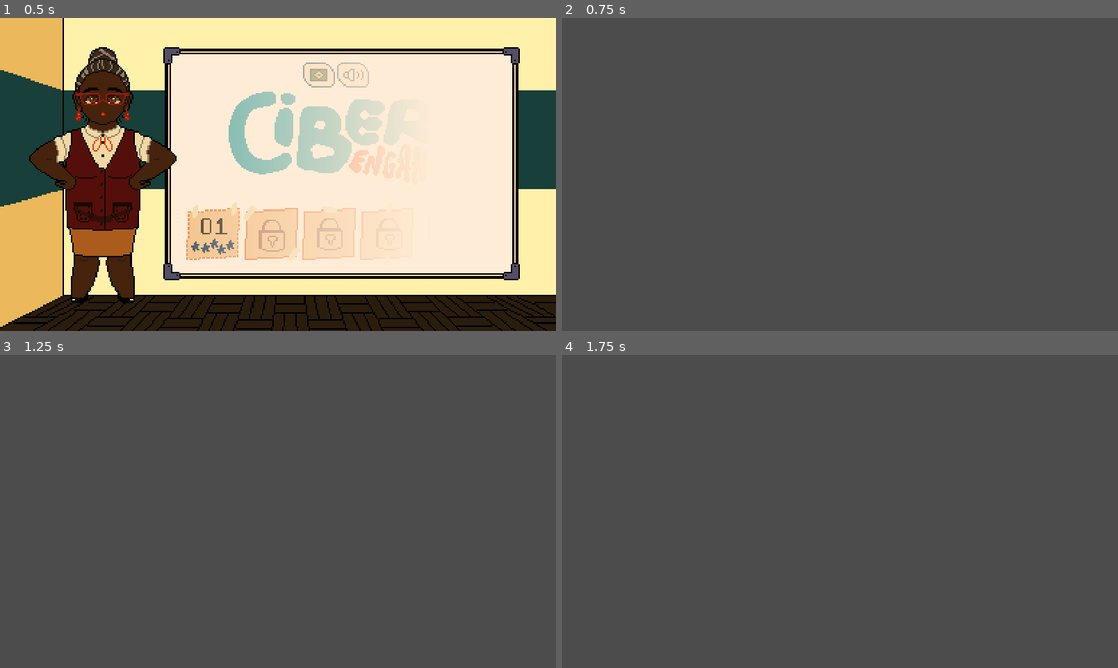
Above: before the commit, frames 1-4 (two rows, left to right).
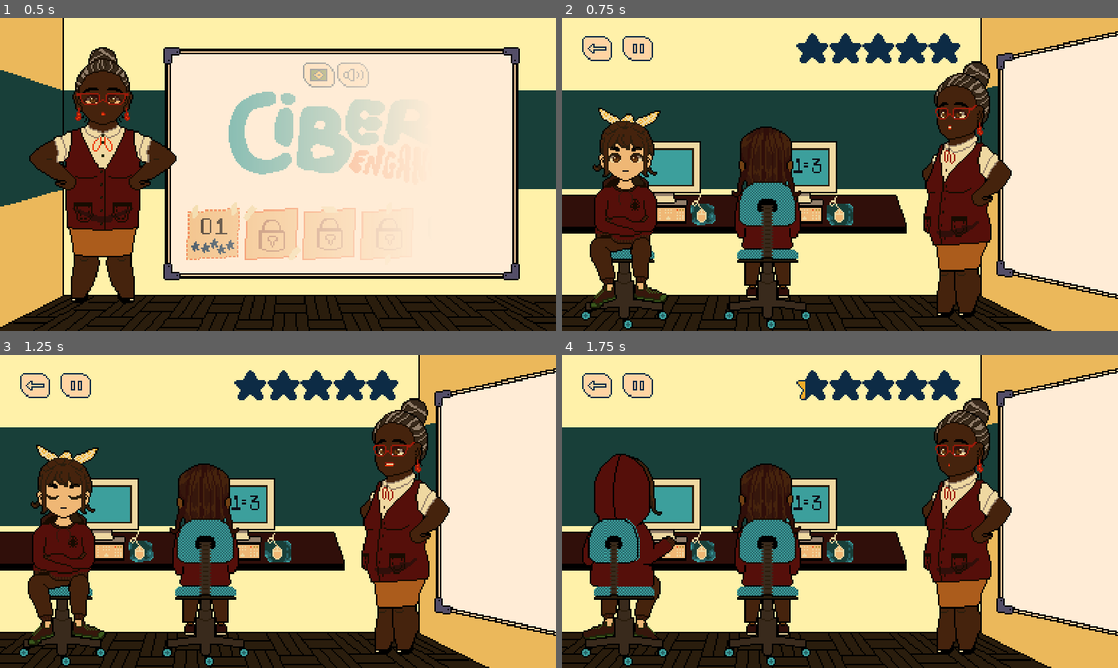
Above: after the commit, the same moments.

Repository: Haaarbo/CiberEngano
Game: Godot game, scene res://Scenes/MainMenu.tscn
The game is run twice, just before and just after one commit, with the same random seed, the same clock (stepped at 60 frames per second) and the same inputs.
Inputs (mouse positions are in pixels of both pictures, inside the frame that each line leads up to):
- Up to frame 1 (0.5 s): no input
- Up to frame 2 (0.75 s): click "PLAY" at 0.5 s
- Up to frame 3 (1.25 s): no input
- Up to frame 4 (1.75 s): tap Enter (ui_accept) at 1.25, 1.52 s; move the mouse to (962, 495) at 1.27 s; press the mouse at (962, 495) at 1.28 s

Frame 1 is identical in both runs. In frame 2, 100% of the frame differs, in the area x 0-100%, y 0-100%; in frame 3, 100%; in frame 4, 100%.

Commit message:
Feito fade-in da tela de gameover

Diff:
--- a/Ciberengano/Scenes/Game.tscn
+++ b/Ciberengano/Scenes/Game.tscn
@@ -18,7 +18,6 @@
 [ext_resource path="res://Assets/UI/stars/full.png" type="Texture" id=16]
 [ext_resource path="res://Assets/UI/game_buttons/button_play_hover.png" type="Texture" id=17]
 [ext_resource path="res://Scripts/RandomTeacherTimer.gd" type="Script" id=18]
-[ext_resource path="res://Scenes/GameOver.tscn" type="PackedScene" id=19]
 
 [sub_resource type="StyleBoxEmpty" id=1]
 
@@ -180,9 +179,6 @@
 wait_time = 0.8
 one_shot = true
 
-[node name="GameOver" parent="." instance=ExtResource( 19 )]
-follow_viewport_enable = true
-
 [connection signal="pressed" from="ButtonsContainer/ReturnButton" to="." method="_on_ReturnButton_pressed"]
 [connection signal="pressed" from="ButtonsContainer/PlayPause/PlayButton" to="." method="_on_PlayButton_pressed"]
 [connection signal="pressed" from="ButtonsContainer/PlayPause/PauseButton" to="." method="_on_PauseButton_pressed"]
--- a/Ciberengano/Scenes/GameOver.tscn
+++ b/Ciberengano/Scenes/GameOver.tscn
@@ -1,31 +1,96 @@
-[gd_scene load_steps=8 format=2]
+[gd_scene load_steps=10 format=2]
 
-[ext_resource path="res://Assets/UI/lose/1.png" type="Texture" id=1]
+[ext_resource path="res://Assets/UI/lose/NOTE-Perdeu1.png" type="Texture" id=1]
 [ext_resource path="res://Scripts/GameOver.gd" type="Script" id=2]
-[ext_resource path="res://Assets/UI/lose/2.png" type="Texture" id=3]
-[ext_resource path="res://Assets/UI/lose/3.png" type="Texture" id=4]
-[ext_resource path="res://Assets/UI/lose/5.png" type="Texture" id=5]
-[ext_resource path="res://Assets/UI/lose/4.png" type="Texture" id=6]
+[ext_resource path="res://Assets/UI/lose/NOTE-Perdeu2.png" type="Texture" id=3]
+[ext_resource path="res://Assets/UI/lose/NOTE-Perdeu4.png" type="Texture" id=4]
+[ext_resource path="res://Assets/UI/lose/NOTE-Perdeu5.png" type="Texture" id=5]
+[ext_resource path="res://Assets/UI/lose/NOTE-Perdeu3.png" type="Texture" id=6]
 
 [sub_resource type="SpriteFrames" id=1]
 animations = [ {
-"frames": [ ExtResource( 1 ), ExtResource( 3 ), ExtResource( 4 ), ExtResource( 6 ), ExtResource( 5 ) ],
+"frames": [ ExtResource( 1 ), ExtResource( 3 ), ExtResource( 6 ), ExtResource( 4 ), ExtResource( 5 ) ],
 "loop": false,
 "name": "lose",
 "speed": 5.0
 } ]
 
-[node name="GameOver" type="CanvasLayer"]
+[sub_resource type="Animation" id=2]
+length = 0.001
+tracks/0/type = "value"
+tracks/0/path = NodePath("Background:modulate")
+tracks/0/interp = 1
+tracks/0/loop_wrap = true
+tracks/0/imported = false
+tracks/0/enabled = true
+tracks/0/keys = {
+"times": PoolRealArray( 0 ),
+"transitions": PoolRealArray( 1 ),
+"update": 0,
+"values": [ Color( 1, 1, 1, 1 ) ]
+}
+tracks/1/type = "value"
+tracks/1/path = NodePath("TextureRect_Paper:modulate")
+tracks/1/interp = 1
+tracks/1/loop_wrap = true
+tracks/1/imported = false
+tracks/1/enabled = true
+tracks/1/keys = {
+"times": PoolRealArray( 0 ),
+"transitions": PoolRealArray( 1 ),
+"update": 0,
+"values": [ Color( 1, 1, 1, 1 ) ]
+}
+
+[sub_resource type="Animation" id=3]
+resource_name = "fade_in"
+length = 3.0
+tracks/0/type = "value"
+tracks/0/path = NodePath("Background:modulate")
+tracks/0/interp = 1
+tracks/0/loop_wrap = true
+tracks/0/imported = false
+tracks/0/enabled = true
+tracks/0/keys = {
+"times": PoolRealArray( 0, 0.5 ),
+"transitions": PoolRealArray( 1, 1 ),
+"update": 0,
+"values": [ Color( 1, 1, 1, 0 ), Color( 1, 1, 1, 1 ) ]
+}
+tracks/1/type = "value"
+tracks/1/path = NodePath("TextureRect_Paper:modulate")
+tracks/1/interp = 1
+tracks/1/loop_wrap = true
+tracks/1/imported = false
+tracks/1/enabled = true
+tracks/1/keys = {
+"times": PoolRealArray( 0, 0.5, 3 ),
+"transitions": PoolRealArray( 1, 1, 1 ),
+"update": 0,
+"values": [ Color( 1, 1, 1, 0 ), Color( 1, 1, 1, 0 ), Color( 1, 1, 1, 1 ) ]
+}
+
+[node name="GameOver" type="Control"]
 script = ExtResource( 2 )
 
 [node name="Background" type="ColorRect" parent="."]
 light_mask = 512
 margin_right = 1920.0
 margin_bottom = 1080.0
-color = Color( 0, 0, 0, 0.247059 )
+color = Color( 0, 0, 0, 1 )
 
-[node name="Paper" type="AnimatedSprite" parent="."]
-position = Vector2( 960, 540 )
+[node name="TextureRect_Paper" type="TextureRect" parent="."]
+margin_right = 40.0
+margin_bottom = 40.0
+
+[node name="Paper" type="AnimatedSprite" parent="TextureRect_Paper"]
+position = Vector2( 934, 551 )
+scale = Vector2( 0.642593, 0.642593 )
 frames = SubResource( 1 )
 animation = "lose"
 speed_scale = 0.5
+
+[node name="anim" type="AnimationPlayer" parent="."]
+autoplay = "fade_in"
+anims/RESET = SubResource( 2 )
+anims/fade_in = SubResource( 3 )
--- a/Ciberengano/Scripts/GameOver.gd
+++ b/Ciberengano/Scripts/GameOver.gd
@@ -1,7 +1,7 @@
-extends CanvasLayer
+extends Control
 
 var toque_contador := 0
-onready var paper_sprite := $Paper
+onready var paper_sprite := $TextureRect_Paper/Paper
 
 func _ready():
 	paper_sprite.playing = false
Not shown: 1 places in Ciberengano/Scenes/Game.tscn that only renumber resources
